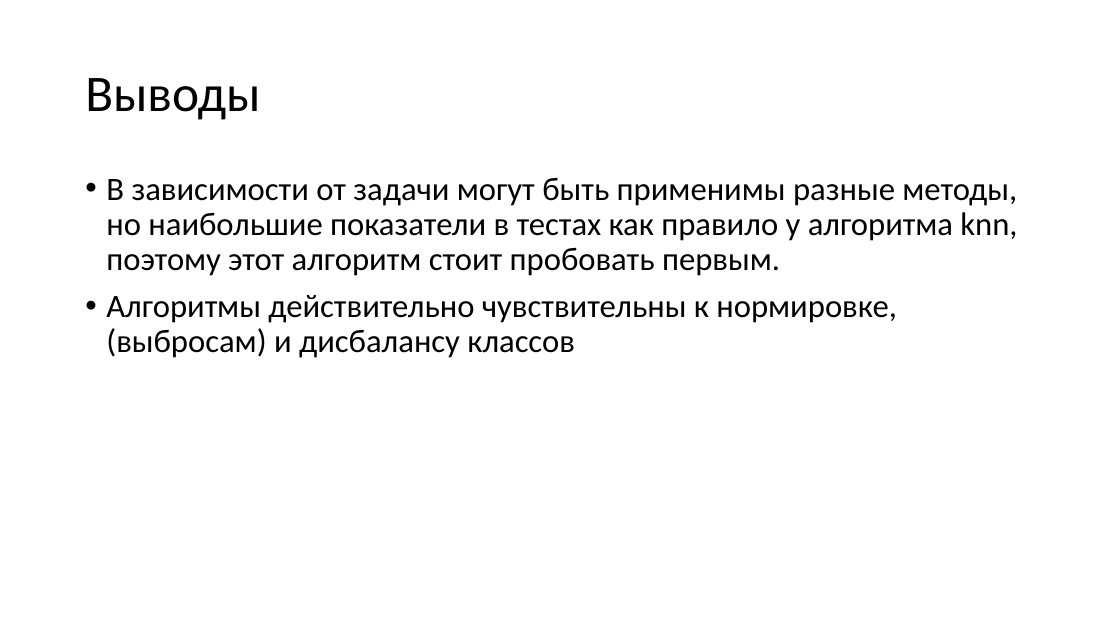
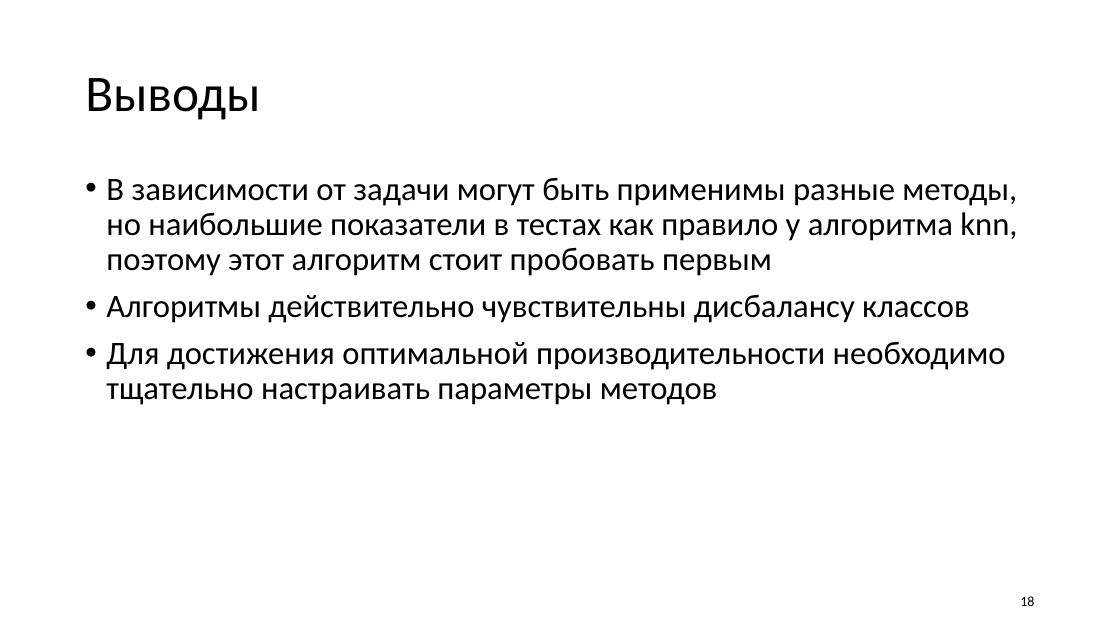
Before and after one commit to DimaOshchepkov/MetricMethodClassification, a slide deck: slide 18 of Презентация по курсовой работе.pptx (slide 15 before the commit). Drawn at 1120x630 pixels with LibreOffice and Linux fonts; fonts in the diff are those of the drawing. Boxes give left, top, right and bottom in pixels: in the first picture for what was removed or moved away, otherwise in the second. Text is boxed around its words. In the diff, an @@ line names an element or a change of style, - is before the commit and + after.

```diff
--- a/Презентация по курсовой работе.pptx
+++ b/Презентация по курсовой работе.pptx
@@ text at (x1=106, y1=177, x2=1017, y2=405): text changed @@
-• В зависимости от задачи могут быть применимы разные методы, но наибольшие показатели в тестах как правило у алгоритма knn, поэтому этот алгоритм стоит пробовать первым.
-• Алгоритмы действительно чувствительны к нормировке, (выбросам) и дисбалансу классов
+• В зависимости от задачи могут быть применимы разные методы, но наибольшие показатели в тестах как правило у алгоритма knn, поэтому этот алгоритм стоит пробовать первым
+• Алгоритмы действительно чувствительны дисбалансу классов
+• Для достижения оптимальной производительности необходимо тщательно настраивать параметры методов
@@ page number added at (x1=1020, y1=596, x2=1034, y2=606), 12 pt, text #000000 @@
+18
```
Also in this commit, not shown: 13 other slides changed, 6 slides added, 2 slides removed, 4 other files.
